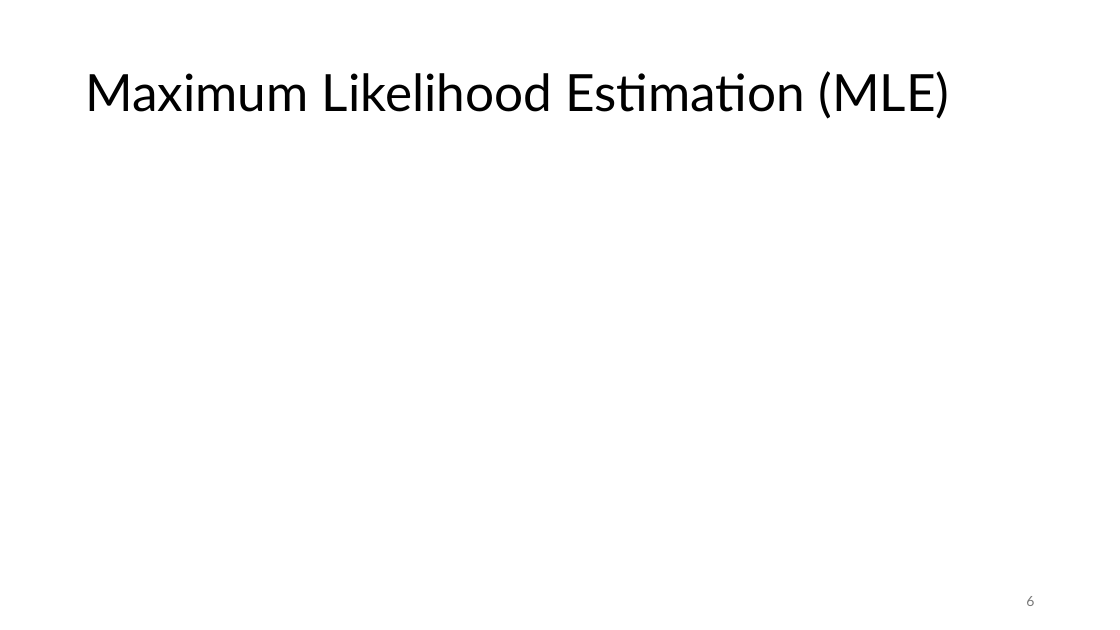
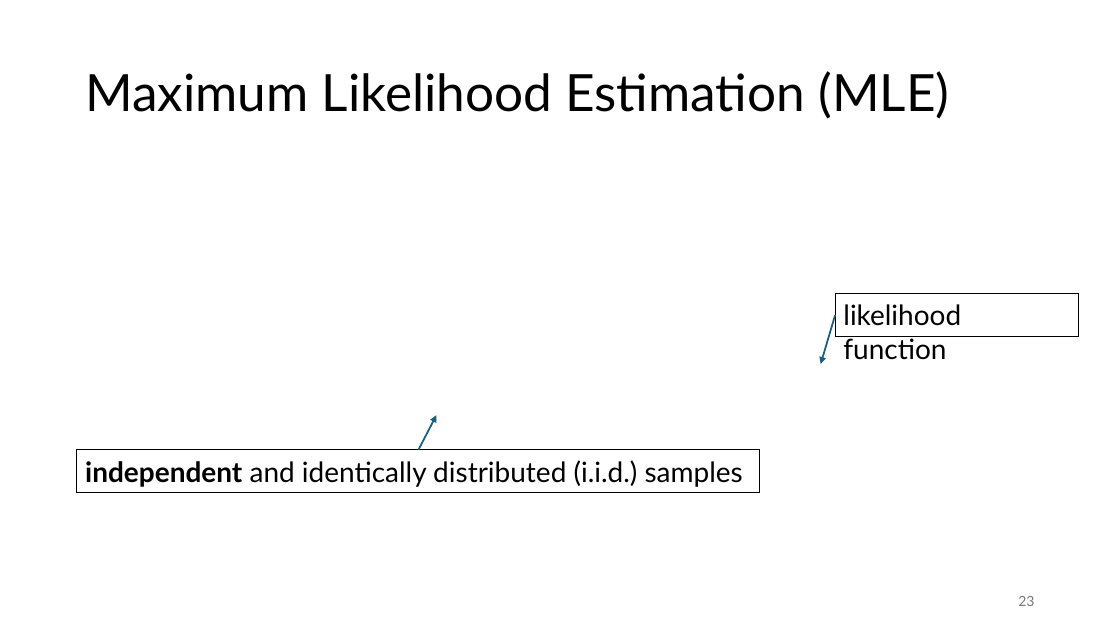
Before and after one commit to FelixWick/data_science, a slide deck: slide 23 of slides/4_parameter_estimation.pptx (slide 6 before the commit). Drawn at 1120x630 pixels with LibreOffice and Linux fonts; fonts in the diff are those of the drawing; grey boxes stand for pictures. Boxes give left, top, right and bottom in pixels: in the first picture for what was removed or moved away, otherwise in the second. Text is boxed around its words. In the diff, an @@ line names an element or a change of style, - is before the commit and + after.

Commit message:
parameter estimation slides

```diff
--- a/slides/4_parameter_estimation.pptx
+++ b/slides/4_parameter_estimation.pptx
@@ rectangle added at (835,294,1079,336), outline #000000 0.75 pt, 24 pt, text #000000 @@
+likelihood function
@@ arrow added from (835, 315) to (821, 364), #156082 1.5 pt @@
@@ arrow added from (418, 450) to (437, 415), #156082 1.5 pt @@
@@ rectangle added at (77,450,760,492), outline #000000 0.75 pt, 24 pt, text #000000 @@
+independent and identically distributed (i.i.d.) samples
@@ page number at (1018,596,1034,606): text changed @@
-6
+23
```
Also in this commit, not shown: 8 other slides changed, 21 slides added, 6 slides removed, 2 other files.
